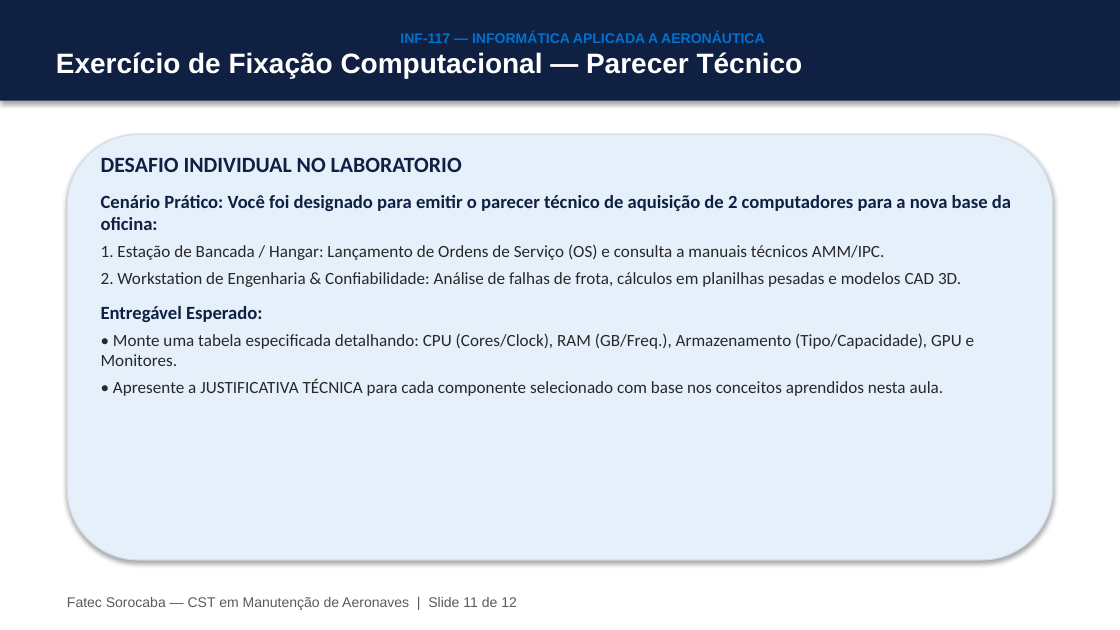
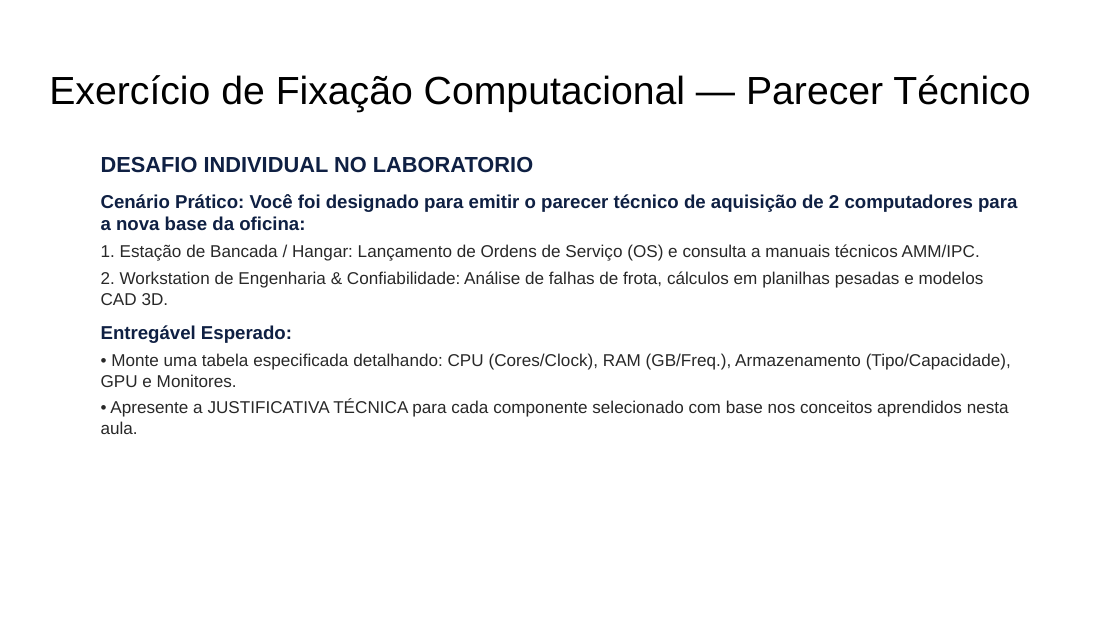
Before and after one commit to profAndreSouza/Material, a slide deck: slide 11 of Informática Aplicada a Aeronáutica/Slides/Slides_Aula_01_Hardware_e_Estacoes_de_Trabalho.pptx. Drawn at 1120x630 pixels with LibreOffice and Linux fonts; fonts in the diff are those of the drawing; background and template pictures are left out. Boxes give left, top, right and bottom in pixels: in the first picture for what was removed or moved away, otherwise in the second. Text is boxed around its words. In the diff, an @@ line names an element or a change of style, - is before the commit and + after.

```diff
--- a/Informática Aplicada a Aeronáutica/Slides/Slides_Aula_01_Hardware_e_Estacoes_de_Trabalho.pptx
+++ b/Informática Aplicada a Aeronáutica/Slides/Slides_Aula_01_Hardware_e_Estacoes_de_Trabalho.pptx
@@ title "Exercício de Fixação Computacional — ...": place and size @@
-title "Exercício de Fixação Computacional — ..." at (0,0,1120,101)
+title "Exercício de Fixação Computacional — ..." at (49,75,1030,112)
@@ title "Exercício de Fixação Computacional — ..." at (49,75,1030,112): size 18 to 25.2 pt, text colour #FFFFFF to #000000, bold off; vertical alignment middle to top; fill #0F2043 to none; shadow off @@
@@ title at (400,31,764,43): paragraph removed @@
-INF-117 — INFORMÁTICA APLICADA A AERONÁUTICA
@@ rounded rectangle removed at (67,134,1053,560) @@
@@ text "DESAFIO INDIVIDUAL NO LABORATORIO" at (101,156,1017,434): font Calibri to Arial @@
@@ text removed at (67,597,517,610) @@
-Fatec Sorocaba — CST em Manutenção de Aeronaves | Slide 11 de 12
```
Also in this commit, not shown: 10 other slides changed, 1 slide removed, 4 other files.
